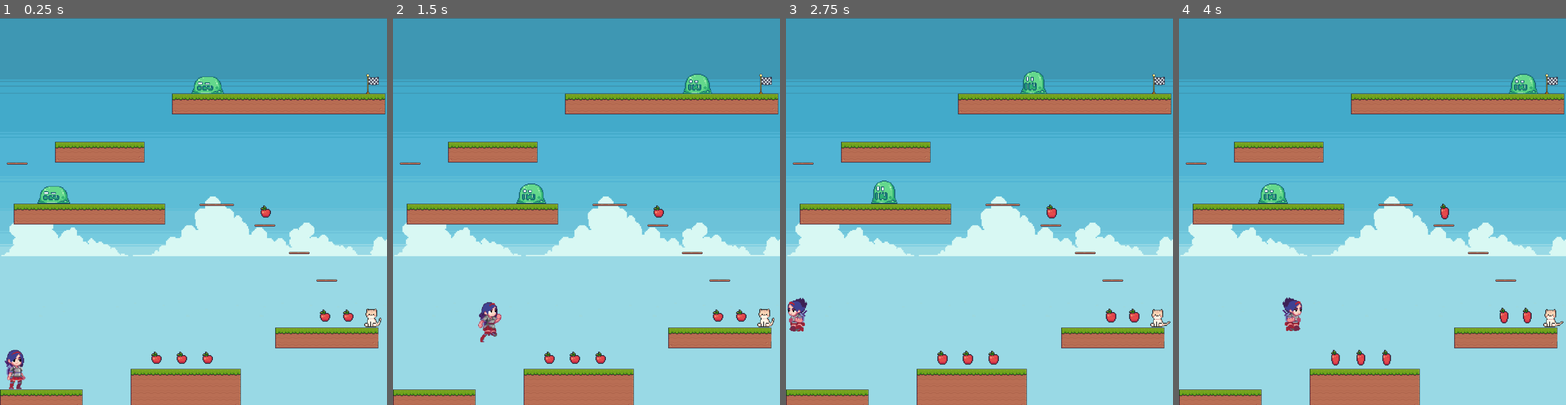
Above: before the commit, frames 1-4 (left to right).
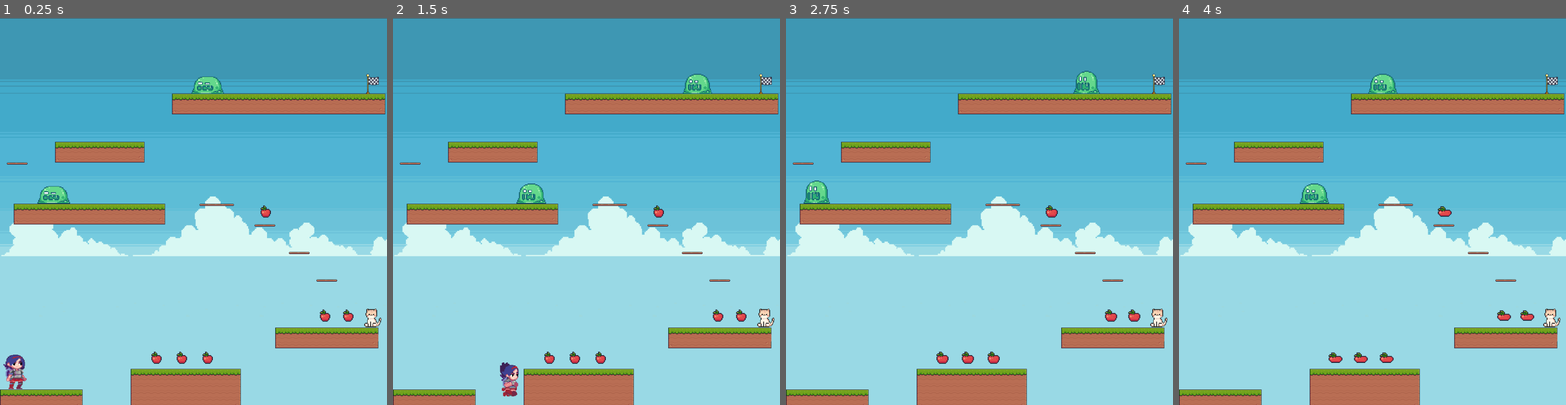
Above: after the commit, the same moments.

Repository: riancmd/game-league-feira-de-graduacao
Game: Godot game, scene res://scenes/levels/level1.tscn
Two runs of this game, one before a commit and one after it. Both use one fixed random seed, a clock stepped at 60 frames per second and the inputs below.
Inputs (mouse positions are in pixels of both pictures, inside the frame that each line leads up to):
- Up to frame 1 (0.25 s): no input
- Up to frame 2 (1.5 s): move the mouse to (671, 192) at 0.52 s; press the mouse at (671, 192) at 0.53 s; hold D (right) from 0.53 s (still down); tap W (jump) at 0.77, 0.8, 1.07, 1.35 s; move the mouse to (509, 230) at 1.27 s; release the mouse at (509, 230) at 1.28 s
- Up to frame 3 (2.75 s): tap W (jump) at 1.52, 1.82, 2.3 s; click (902, 230) at 1.55 s; move the mouse to (1018, 126) at 2.02 s; release D (right) at 2.03 s; press the mouse at (1018, 126) at 2.03 s; hold A (left) from 2.03 s (still down)
- Up to frame 4 (4 s): move the mouse to (1353, 288) at 2.77 s; release A (left) at 2.78 s; release the mouse at (1353, 288) at 2.78 s; hold D (right) from 2.78 s (still down); click (1353, 288) at 2.85 s; tap W (jump) at 3.02, 3.32 s; move the mouse to (1488, 269) at 3.52 s; hold W (jump) from 3.53 s (still down)

The runs differ from the first frame. In frame 1, 0.3% of the frame differs, in the area x 0-7%, y 85-96%; in frame 2, 0.7%; in frame 3, 1.9%; in frame 4, 2.1%, in the area x 20-100%, y 14-90%.

Commit message:
Adição de Máquina de Estados ao Player, adição de singleton para efeitos sonoros, definição de camadas
Foi adicionado uma máquina de estados ao player para facilitar o controle  e manutenção do código e melhor game feel.

Foi adicionado um singleton para centralizar um local  para tocar efeitos sonoros de forma dinâmica.

Definiçãode camadas (Player, Ground, Enemies, Collectables).

Diff:
--- /dev/null
+++ b/Scripts/SfxManager.gd
@@ -0,0 +1,21 @@
+extends Node
+
+const JUMP = preload("res://sounds/sfx/jump.wav")
+const SWORD_SFX = preload("res://sounds/sfx/sword_sfx.mp3")
+const ITEM_PICKUP = preload("res://sounds/sfx/item_pickup.wav")
+
+func play_sfx(sfx_name : String) -> void:
+	var asp : AudioStreamPlayer = AudioStreamPlayer.new()
+
+	match sfx_name:
+		"sword":
+			asp.stream = SWORD_SFX
+		"item_pickup":
+			asp.stream = ITEM_PICKUP
+		"jump":
+			asp.stream = JUMP
+
+	add_child(asp)
+	asp.play()
+	await asp.finished
+	asp.queue_free()
--- a/project.godot
+++ b/project.godot
@@ -15,6 +15,10 @@
 config/features=PackedStringArray("4.4", "GL Compatibility")
 config/icon="res://icon.svg"
 
+[autoload]
+
+SfxManager="*res://Scripts/SfxManager.gd"
+
 [display]
 
 window/size/viewport_width=900
@@ -24,6 +28,7 @@
 [file_customization]
 
 folder_colors={
+"res://Scripts/": "purple",
 "res://assets/": "red",
 "res://scenes/": "orange",
 "res://scripts/": "green",
@@ -36,25 +41,36 @@
 "deadzone": 0.2,
 "events": [Object(InputEventKey,"resource_local_to_scene":false,"resource_name":"","device":-1,"window_id":0,"alt_press …(191 unchanged characters)…
 , Object(InputEventKey,"resource_local_to_scene":false,"resource_name":"","device":-1,"window_id":0,"alt_pressed":false …(186 unchanged characters)…
+, Object(InputEventJoypadMotion,"resource_local_to_scene":false,"resource_name":"","device":-1,"axis":0,"axis_value":-1.0,"script":null)
 ]
 }
 right={
 "deadzone": 0.2,
 "events": [Object(InputEventKey,"resource_local_to_scene":false,"resource_name":"","device":-1,"window_id":0,"alt_press …(192 unchanged characters)…
 , Object(InputEventKey,"resource_local_to_scene":false,"resource_name":"","device":-1,"window_id":0,"alt_pressed":false …(186 unchanged characters)…
+, Object(InputEventJoypadMotion,"resource_local_to_scene":false,"resource_name":"","device":-1,"axis":0,"axis_value":1.0,"script":null)
 ]
 }
 jump={
 "deadzone": 0.2,
 "events": [Object(InputEventKey,"resource_local_to_scene":false,"resource_name":"","device":-1,"window_id":0,"alt_press …(192 unchanged characters)…
 , Object(InputEventKey,"resource_local_to_scene":false,"resource_name":"","device":-1,"window_id":0,"alt_pressed":false …(182 unchanged characters)…
+, Object(InputEventJoypadButton,"resource_local_to_scene":false,"resource_name":"","device":-1,"button_index":0,"pressure":0.0,"pressed":true,"script":null)
 ]
 }
 attack={
 "deadzone": 0.2,
 "events": [Object(InputEventMouseButton,"resource_local_to_scene":false,"resource_name":"","device":-1,"window_id":0,"a …(253 unchanged characters)…
+, Object(InputEventJoypadButton,"resource_local_to_scene":false,"resource_name":"","device":-1,"button_index":2,"pressure":0.0,"pressed":true,"script":null)
 ]
 }
+
+[layer_names]
+
+2d_physics/layer_1="ground"
+2d_physics/layer_2="player"
+2d_physics/layer_3="enemies"
+2d_physics/layer_4="collectables"
 
 [rendering]
 
--- a/scenes/levels/level_1.gd
+++ b/scenes/levels/level_1.gd
@@ -1,7 +1,7 @@
 extends Node2D
 
-func _process(delta: float) -> void:
-	print($student.getScore())
+#func _process(_delta: float) -> void:
+	#print($student.getScore())
 
 func _on_finish_body_entered(body: Node2D) -> void:
 	if body.name == "student":
--- /dev/null
+++ b/scenes/student/StateMachine/State.gd
@@ -0,0 +1,26 @@
+extends Node
+class_name State
+
+var player : CharacterBody2D # Referência do Player
+
+# Método chamado uma vez ao ENTRAR no estado
+# Ideal para iniciar animações, sons, etc.
+func enter() -> void:
+	pass
+
+# Método chamado uma vez ao SAIR do estado
+# Ideal para limpar timers ou qualquer outro resquício.
+func exit() -> void:
+	pass
+
+# Chamada para lidar com evento de input do jogador.
+# Ideal para ações de "apertar/soltar botão".
+# Retorna um novo estado para transição, ou null para permanecer no estado atual.
+func handle_input(_event : InputEvent) -> State:
+	return null
+
+# Chamada a cada frame de física.
+# Ideal para lógica de movimento e checagens contínuas.
+# Retorna um novo estado para transição, ou null para permanecer.
+func physics_update(_delta : float) -> State:
+	return null
--- /dev/null
+++ b/scenes/student/StateMachine/attack.gd
@@ -0,0 +1,37 @@
+extends State
+class_name AttackState
+
+@onready var state_machine : Node = get_parent()
+
+func enter() -> void:
+	var rng : RandomNumberGenerator = RandomNumberGenerator.new()
+	if rng.randi_range(1,2) == 1:
+		player.anim.play("attack")
+	else:
+		player.anim.play("attack_2")
+
+	if not player.is_connected("attack_finished", _on_attack_finished):
+		player.connect("attack_finished", _on_attack_finished)
+
+	player.is_attacking = true
+
+func handle_input(event: InputEvent) -> State:
+	if event.is_action_pressed("jump"):
+		player.start_jump_buffer()
+
+	return null
+
+func physics_update(delta: float) -> State:
+	var input_axis: float = Input.get_axis("left", "right")
+	player.move(delta, input_axis)
+	player.flip_sprite(input_axis)
+
+	if player.can_jump() and player.is_jump_buffering():
+		player.stop_jump_buffer()
+		return state_machine.get_node("jump")
+
+	return null
+
+func _on_attack_finished() -> void:
+	player.is_attacking = false
+	state_machine.transition_to(state_machine.get_node("idle"))
--- /dev/null
+++ b/scenes/student/StateMachine/damaged.gd
@@ -0,0 +1,11 @@
+extends Node
+
+
+# Called when the node enters the scene tree for the first time.
+func _ready() -> void:
+	pass # Replace with function body.
+
+
+# Called every frame. 'delta' is the elapsed time since the previous frame.
+func _process(delta: float) -> void:
+	pass
--- /dev/null
+++ b/scenes/student/StateMachine/death.gd
@@ -0,0 +1,10 @@
+extends State
+class_name DeathState
+
+func enter() -> void:
+	player.anim.play("die")
+
+func physics_update(delta: float) -> State:
+	player.move(delta, 0)
+
+	return null
--- /dev/null
+++ b/scenes/student/StateMachine/fall.gd
@@ -0,0 +1,37 @@
+extends State
+class_name FallState
+
+@onready var state_machine : Node = get_parent()
+
+func enter() -> void:
+	player.anim.play("fall")
+
+func handle_input(event : InputEvent) -> State:
+	if event.is_action_pressed("jump"):
+		if player.is_coyote_timer_activated():
+			return state_machine.get_node("jump")
+
+		player.start_jump_buffer()
+	if event.is_action_pressed("attack"):
+		return state_machine.get_node("attack")
+
+	return null
+
+func physics_update(delta: float) -> State:
+	var input_axis : float = Input.get_axis("left", "right")
+	player.move(delta, input_axis)
+	player.flip_sprite(input_axis)
+
+	if player.is_on_floor():
+		player.play_squash_n_stretch()
+
+		if player.is_jump_buffering():
+			return state_machine.get_node("jump")
+
+		if input_axis == 0:
+			return state_machine.get_node("idle")
+
+		if input_axis != 0:
+			return state_machine.get_node("walk")
+
+	return null
--- /dev/null
+++ b/scenes/student/StateMachine/idle.gd
@@ -0,0 +1,45 @@
+extends State
+class_name IdleState
+
+@onready var state_machine : Node = get_parent()
+
+# Preenche a função "enter" do molde.
+# Idle é um estado "terrestre", por isso reiniciamos o contador de pulos
+# Executamos ações que só precisam ser feitas uma vez como animações.
+func enter() -> void:
+	player.anim.play("idle")
+	player.reset_jump_count()
+
+# Preenche a função "handle_input" do molde.
+# Aqui armazenamos o pulo, não porque o jogador está caindo,
+# mas para evitar desincronia com physics_update
+func handle_input(event: InputEvent) -> State:
+	if event.is_action_pressed("jump"):
+		player.start_jump_buffer()
+	if event.is_action_pressed("attack"):
+		return state_machine.get_node("attack")
+
+	return null
+
+# Preenche a função "physics_update" do molde.
+func physics_update(delta: float) -> State:
+	# Checa se o jogador está apertando para alguma direção
+	var input_axis : float = Input.get_axis("left", "right")
+	# Aplica o jogador para de se mover
+	player.move(delta, 0.0)
+
+	# 1. Checa a ação de maior prioridade: PULAR
+	if player.can_jump() and player.is_jump_buffering():
+		player.stop_jump_buffer()
+		return state_machine.get_node("jump")
+
+	# 2. Se não for pular, checa a segunda ação mais ativa: ANDAR
+	if input_axis != 0 and player.is_on_floor():
+		return state_machine.get_node("walk")
+
+	# 3. Se não for pular nem andar, checa uma transição reativa: CAIR
+	if player.velocity.y > 0:
+		return state_machine.get_node("fall")
+
+	# 4. Se NENHUMA das condições acima for atendida, não faz nada.
+	return null
--- /dev/null
+++ b/scenes/student/StateMachine/jump.gd
@@ -0,0 +1,33 @@
+extends State
+class_name JumpState
+
+@onready var state_machine : Node = get_parent()
+
+func enter() -> void:
+	SfxManager.play_sfx("jump")
+	player.jump()
+	player.stop_coyote_timer()
+
+	if not player.is_attacking:
+		player.anim.play("jump")
+
+func handle_input(event : InputEvent) -> State:
+	if event.is_action_released("jump"):
+		player.cut_velocity()
+		return state_machine.get_node("fall")
+	if event.is_action_pressed("attack"):
+		return state_machine.get_node("attack")
+	return null
+
+func physics_update(delta: float) -> State:
+	var input_axis : float = Input.get_axis("left", "right")
+	player.move(delta, input_axis)
+	player.flip_sprite(input_axis)
+
+	if player.velocity.y > 0:
+		return state_machine.get_node("fall")
+
+	return null
+
+func exit() -> void:
+	pass
--- /dev/null
+++ b/scenes/student/StateMachine/state_machine.gd
@@ -0,0 +1,39 @@
+extends Node
+class_name StateMachine
+
+@export var initial_state : State
+
+var previous_state : State
+var current_state : State
+var states : Dictionary = {}
+
+# Ao iniciar, ele encontra todos os estados filhos e os prepara.
+func _ready() -> void:
+	for child in get_children():
+		if child is State:
+			# Adiciona o estado a um dicionário para acesso fácil
+			states[child.name.to_lower()] = child
+			# Injeta a referência do Player em cada estado
+			child.player = get_parent()
+
+	# Inicia no estado inicial definido no Inspetor (variável exportada)
+	if initial_state:
+		current_state = initial_state
+		current_state.enter()
+
+# Apenas repassa o input para o estado que estiver ativo
+func _on_input(event: InputEvent) -> void:
+	var new_state = current_state.handle_input(event)
+	if new_state: transition_to(new_state)
+
+# Apenas repassa o update de física para o estado que estiver ativo
+func _on_physics_update(delta: float) -> void:
+	var new_state = current_state.physics_update(delta)
+	if new_state: transition_to(new_state)
+
+# A mágica da transição acontece aqui
+func transition_to(new_state : State) -> void:
+	if current_state: current_state.exit()
+	previous_state = current_state
+	current_state = new_state
+	current_state.enter()
--- /dev/null
+++ b/scenes/student/StateMachine/walk.gd
@@ -0,0 +1,33 @@
+extends State
+class_name WalkState
+
+@onready var state_machine : Node = get_parent()
+
+func enter() -> void:
+	player.anim.play("walk")
+	player.reset_jump_count()
+
+func handle_input(event: InputEvent) -> State:
+	if event.is_action_pressed("jump"):
+		player.start_jump_buffer()
+	if event.is_action_pressed("attack"):
+		return state_machine.get_node("attack")
+
+	return null
+
+func physics_update(delta: float) -> State:
+	var input_axis: float = Input.get_axis("left", "right")
+	player.move(delta, input_axis)
+	player.flip_sprite(input_axis)
+
+	if player.can_jump() and player.is_jump_buffering():
+		player.stop_jump_buffer()
+		return state_machine.get_node("jump")
+
+	if input_axis == 0 and player.is_on_floor():
+		return state_machine.get_node("idle")
+
+	if player.velocity.y > 0:
+		return state_machine.get_node("fall")
+
+	return null
--- a/scenes/student/student.gd
+++ b/scenes/student/student.gd
@@ -1,94 +1,150 @@
 extends CharacterBody2D
 
-# movimento
-@export var speed = 200
-@export var gravity = 1000
-var jump_velocity = -500
-var score = 0
+signal attack_finished
+signal dead
+
+#region Movement Data
+@export_category("Movement Stats")
+@export var max_speed : float
+@export var acceleration : float
+@export var friction : float
+@export var gravity : float
+#endregion
+
+#region Jump and Fall Data
+@export_category("Jump and Fall")
+@export var jump_force : float
+@export var jump_count_max : int
+@export var jump_count : int
+@export var max_fall_speed : float
+@export var coyote_timer : Timer
+@export var jump_buffer_timer : Timer
+@export var was_on_floor : bool = false
+#endregion
+
+#region Animation Data
+@export_category("Animation")
+@export var anim : AnimatedSprite2D
+@export var animation_player : AnimationPlayer
+#endregion
+
+#region Others
+@export_category("Others")
+@export var state_machine : Node
+#endregion
+
+var is_dead : bool = false
+
+var score : int = 0
 
 # gerais
-@export var screen_size = Vector2(0,0)
+@export var screen_size : Vector2
 
 # estados do jogador
-@export var attacking = false
-var hurting = false # estado = se morrendo ou não
+@export var is_attacking : bool = false
+var hurting : bool = false # estado = se morrendo ou não
 
 func _ready() -> void:
 	screen_size = get_viewport_rect().size
 	hurting = false
 
+func _unhandled_input(event: InputEvent) -> void:
+	state_machine._on_input(event)
+
 func _physics_process(delta: float) -> void:
-	move(delta)
-	handleAttack()
+	active_gravity(gravity, delta)
 
-	# se caiu ou está machucada, reinicia
-	if position.y > screen_size.y || hurting:
-		get_tree().reload_current_scene()
+	if is_dead: return
 
-func move(delta: float):
-	if !is_on_floor():
-		velocity.y += gravity * delta
+	check_was_on_floor()
 
-	# pulo
-	if Input.is_action_just_pressed("jump") and is_on_floor():
-		velocity.y = jump_velocity
-
-	if velocity.y >= 500 : velocity.y = 500
-
-	# andar
-	var direction = Input.get_axis("left", "right")
-
-	# troca o sentido do sprite
-	if direction != 0:
-			$AnimatedSprite2D.flip_h = (direction == -1)
-	velocity.x = direction * speed
+	state_machine._on_physics_update(delta)
 
 	move_and_slide()
-	switch_animation(direction)
 
-	# limita movimentação pela tela
-	position.x = clamp(position.x, 25, screen_size.x - 25)
+func active_gravity(accel : float, delta : float) -> void:
+	if not is_on_floor() and velocity.y <= max_fall_speed:
+		velocity.y += accel * delta
 
-# lida com o ataque
-func handleAttack():
-	# verifica botão e variável de ataque
-	if Input.is_action_just_pressed("attack") && !attacking:
-		attacking = true
-		# troca entre duas diferentes animações aleatoriamente
-		var RNG = RandomNumberGenerator.new()
-		if RNG.randi_range(1,2) == 1:
-			$AnimatedSprite2D.play("attack")
-		else:
-			$AnimatedSprite2D.play("attack_2")
-		$AudioStreamPlayer2D.play(0)
-		await get_tree().create_timer(0.6).timeout # garante minimamente que
-		attacking = false						   # animação não seja substituida
+func check_was_on_floor() -> void:
+	if was_on_floor and not is_on_floor() and velocity.y >= 0:
+		coyote_timer.start()
+	was_on_floor = is_on_floor()
 
-# troca movimentação
-func switch_animation(direction):
-	if !is_on_floor():
-		if velocity.y < 0:
-			$AnimatedSprite2D.play("fall")
-		else:
-			$AnimatedSprite2D.play("jump")
+func move(delta : float, input_axis : int) -> void:
+	if input_axis != 0:
+		velocity.x = lerp(velocity.x, input_axis * max_speed, acceleration * delta)
 	else:
-		if attacking:
-			pass
-		else:
-			if direction != 0:
-				$AnimatedSprite2D.play("walking")
-			else:
-				$AnimatedSprite2D.play("idle")
+		velocity.x = lerp(velocity.x, 0.0, friction * delta)
 
-# verifica se mob tocou
+func flip_sprite(input_axis : int) -> void:
+	match input_axis:
+		-1:
+			anim.flip_h = true
+		1:
+			anim.flip_h = false
+
+#region Jump and Fall Methods
+func jump() -> void:
+	minus_jump_count()
+	play_squash_n_stretch()
+	velocity.y = jump_force
+
+	if not Input.is_action_pressed("jump"):
+		cut_velocity()
+
+func can_jump() -> bool:
+	return is_on_floor() or jump_count > 0 and not coyote_timer.is_stopped()
+
+func minus_jump_count() -> void:
+	if jump_count > 0:
+		jump_count -= 1
+
+func reset_jump_count() -> void:
+	jump_count = jump_count_max
+
+func cut_velocity() -> void:
+	velocity.y *= 0.25
+
+func play_squash_n_stretch() -> void:
+	animation_player.play("squash")
+#endregion
+
+#region Jump Buffer Methods
+func start_jump_buffer() -> void:
+	jump_buffer_timer.start()
+
+func is_jump_buffering() -> bool:
+	return not jump_buffer_timer.is_stopped()
+
+func stop_jump_buffer() -> void:
+	jump_buffer_timer.stop()
+#endregion
+
+#region CoyoteTimer Methods
+func is_coyote_timer_activated() -> bool:
+	return not coyote_timer.is_stopped()
+
+func stop_coyote_timer() -> void:
+	coyote_timer.stop()
+#endregion
+
+#region Death Methods
+func die() -> void:
+	is_dead = true
+	state_machine.transition_to(state_machine.get_node("death"))
+
+func _on_animated_sprite_2d_animation_finished() -> void:
+	emit_signal("attack_finished")
+#endregion
 
 # verifica se algum mob entrou na hurtbox
 func _on_hurtbox_body_entered(body: Node2D) -> void:
 	if body.name == "slime":
 		hurting = true
 
-func getScore():
+func getScore() -> int:
 	return score
 
-func setScore(s):
+func setScore(s) -> void:
 	score += s
--- a/scenes/student/student.tscn
+++ b/scenes/student/student.tscn
@@ -8,6 +8,14 @@
 [ext_resource type="Texture2D" uid="uid://be5vm8f3gkuk8" path="res://assets/characters/Attack_KG_2.png" id="3_7wd77"]
 [ext_resource type="Texture2D" uid="uid://duqqxvsqc8xpx" path="res://assets/characters/Jump_KG_1.png" id="4_1l4k3"]
 [ext_resource type="AudioStream" uid="uid://d3a6fhbvkrld7" path="res://sounds/sfx/sword_sfx.mp3" id="8_7wd77"]
+[ext_resource type="Script" uid="uid://ccmvhqoso0q8a" path="res://scenes/student/StateMachine/state_machine.gd" id="9_u0ogy"]
+[ext_resource type="Script" uid="uid://dbanb4afe6r4g" path="res://scenes/student/StateMachine/idle.gd" id="10_j4epp"]
+[ext_resource type="Script" uid="uid://dmj8njdc05emg" path="res://scenes/student/StateMachine/walk.gd" id="11_3fm6e"]
+[ext_resource type="Script" uid="uid://bih714y0maxl0" path="res://scenes/student/StateMachine/jump.gd" id="12_3fm6e"]
+[ext_resource type="Script" uid="uid://jlvhweft8qk8" path="res://scenes/student/StateMachine/attack.gd" id="13_ueofd"]
+[ext_resource type="Script" uid="uid://bj0qwixqkbwm8" path="res://scenes/student/StateMachine/damaged.gd" id="14_lrylf"]
+[ext_resource type="Script" uid="uid://tc85ltacbsve" path="res://scenes/student/StateMachine/death.gd" id="15_1o6i5"]
+[ext_resource type="Script" uid="uid://cygjuxw1r2s02" path="res://scenes/student/StateMachine/fall.gd" id="16_lrylf"]
 
 [sub_resource type="AtlasTexture" id="AtlasTexture_sphjv"]
 atlas = ExtResource("2_umfa7")
@@ -262,7 +270,7 @@
 "texture": SubResource("AtlasTexture_3fm6e")
 }],
 "loop": true,
-"name": &"walking",
+"name": &"walk",
 "speed": 10.0
 }]
 
@@ -274,17 +282,68 @@
 radius = 82.0
 height = 224.0
 
-[node name="CharacterBody2D" type="CharacterBody2D"]
+[sub_resource type="Animation" id="Animation_lrylf"]
+resource_name = "squash"
+length = 0.25
+step = 0.005
+tracks/0/type = "value"
+tracks/0/imported = false
+tracks/0/enabled = true
+tracks/0/path = NodePath("AnimatedSprite2D:scale")
+tracks/0/interp = 1
+tracks/0/loop_wrap = true
+tracks/0/keys = {
+"times": PackedFloat32Array(0, 0.08, 0.16, 0.25),
+"transitions": PackedFloat32Array(-2, -2, -2, -2),
+"update": 0,
+"values": [Vector2(2.5, 2.5), Vector2(2.2, 2.8), Vector2(2.8, 2.2), Vector2(2.5, 2.5)]
+}
+
+[sub_resource type="Animation" id="Animation_1o6i5"]
+length = 0.001
+tracks/0/type = "value"
+tracks/0/imported = false
+tracks/0/enabled = true
+tracks/0/path = NodePath("AnimatedSprite2D:scale")
+tracks/0/interp = 1
+tracks/0/loop_wrap = true
+tracks/0/keys = {
+"times": PackedFloat32Array(0),
+"transitions": PackedFloat32Array(1),
+"update": 0,
+"values": [Vector2(2.5, 2.5)]
+}
+
+[sub_resource type="AnimationLibrary" id="AnimationLibrary_i0nlq"]
+_data = {
+&"RESET": SubResource("Animation_1o6i5"),
+&"squash": SubResource("Animation_lrylf")
+}
+
+[node name="Student" type="CharacterBody2D" node_paths=PackedStringArray("coyote_timer", "jump_buffer_timer", "anim", "animation_player", "state_machine")]
+collision_layer = 2
+collision_mask = 9
 script = ExtResource("1_vpnha")
+max_speed = 300.0
+acceleration = 10.0
+friction = 10.0
+gravity = 1280.0
+jump_force = -500.0
+jump_count_max = 1
+max_fall_speed = 1500.0
+coyote_timer = NodePath("Timers/Coyote_Timer")
+jump_buffer_timer = NodePath("Timers/Jump_Buffer_Timer")
+anim = NodePath("AnimatedSprite2D")
+animation_player = NodePath("AnimationPlayer")
+state_machine = NodePath("StateMachine")
 
 [node name="AnimatedSprite2D" type="AnimatedSprite2D" parent="."]
-position = Vector2(0, -1.19209e-07)
+position = Vector2(1, 81)
 scale = Vector2(2.5, 2.5)
 sprite_frames = SubResource("SpriteFrames_1l4k3")
 animation = &"attack"
 autoplay = "idle"
-frame = 5
-frame_progress = 1.0
+offset = Vector2(-0.4, -32.4)
 
 [node name="CollisionShape2D" type="CollisionShape2D" parent="."]
 position = Vector2(1, 4)
@@ -310,5 +369,45 @@
 position = Vector2(1, 4)
 shape = SubResource("CapsuleShape2D_fpbla")
 
+[node name="StateMachine" type="Node" parent="." node_paths=PackedStringArray("initial_state")]
+script = ExtResource("9_u0ogy")
+initial_state = NodePath("idle")
+
+[node name="idle" type="Node" parent="StateMachine"]
+script = ExtResource("10_j4epp")
+
+[node name="walk" type="Node" parent="StateMachine"]
+script = ExtResource("11_3fm6e")
+
+[node name="jump" type="Node" parent="StateMachine"]
+script = ExtResource("12_3fm6e")
+
+[node name="attack" type="Node" parent="StateMachine"]
+script = ExtResource("13_ueofd")
+
+[node name="damaged" type="Node" parent="StateMachine"]
+script = ExtResource("14_lrylf")
+
+[node name="death" type="Node" parent="StateMachine"]
+script = ExtResource("15_1o6i5")
+
+[node name="fall" type="Node" parent="StateMachine"]
+script = ExtResource("16_lrylf")
+
+[node name="Timers" type="Node" parent="."]
+
+[node name="Coyote_Timer" type="Timer" parent="Timers"]
+wait_time = 0.1
+one_shot = true
+
+[node name="Jump_Buffer_Timer" type="Timer" parent="Timers"]
+wait_time = 0.15
+one_shot = true
+
+[node name="AnimationPlayer" type="AnimationPlayer" parent="."]
+libraries = {
+&"": SubResource("AnimationLibrary_i0nlq")
+}
+
 [connection signal="animation_finished" from="AnimatedSprite2D" to="." method="_on_animated_sprite_2d_animation_finished"]
 [connection signal="body_entered" from="Hurtbox" to="." method="_on_hurtbox_body_entered"]
Not shown, added: Scripts/SfxManager.gd.uid
Not shown, added: scenes/student/StateMachine/State.gd.uid
Not shown, added: scenes/student/StateMachine/attack.gd.uid
Not shown, added: scenes/student/StateMachine/damaged.gd.uid
Not shown, added: scenes/student/StateMachine/death.gd.uid
Not shown, added: scenes/student/StateMachine/fall.gd.uid
Not shown, added: scenes/student/StateMachine/idle.gd.uid
Not shown, added: scenes/student/StateMachine/jump.gd.uid
Not shown, added: scenes/student/StateMachine/state_machine.gd.uid
Not shown, added: scenes/student/StateMachine/walk.gd.uid
Not shown: 1 places in scenes/student/student.tscn that only renumber resources
Not shown, added: sounds/sfx/jump.wav.import
(and 3 more such lines)
